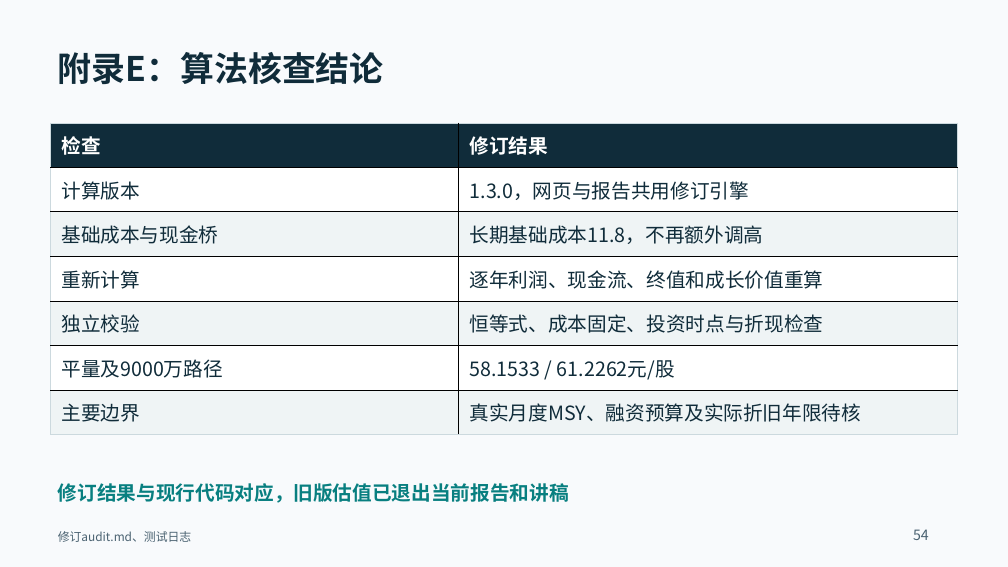
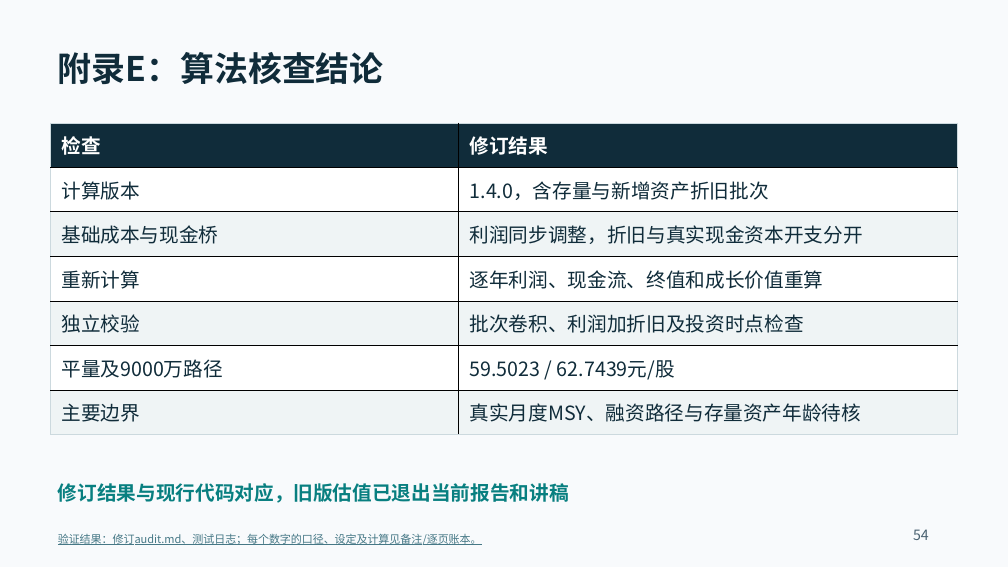
Before and after one commit to d202480025-code/muyuan-valuation-research, a slide deck: slide 54 of docs/downloads/lecture.pptx. Drawn at 1008x567 pixels with LibreOffice and Linux fonts; fonts in the diff are those of the drawing. Boxes give left, top, right and bottom in pixels: in the first picture for what was removed or moved away, otherwise in the second. Text is boxed around its words. In the diff, an @@ line names an element or a change of style, - is before the commit and + after.

```diff
--- a/docs/downloads/lecture.pptx
+++ b/docs/downloads/lecture.pptx
@@ table at bbox=[51, 123, 958, 434] @@
-row 2, column 2: 1.3.0，网页与报告共用修订引擎
+row 2, column 2: 1.4.0，含存量与新增资产折旧批次
-row 3, column 2: 长期基础成本11.8，不再额外调高
+row 3, column 2: 利润同步调整，折旧与真实现金资本开支分开
-row 5, column 2: 恒等式、成本固定、投资时点与折现检查
+row 5, column 2: 批次卷积、利润加折旧及投资时点检查
-row 6, column 2: 58.1533 / 61.2262元/股
+row 6, column 2: 59.5023 / 62.7439元/股
-row 7, column 2: 真实月度MSY、融资预算及实际折旧年限待核
+row 7, column 2: 真实月度MSY、融资路径与存量资产年龄待核
@@ text at bbox=[58, 534, 482, 545]: text changed; size 11.2 to 10.5 pt; text colour #4A6271 to #467886 @@
-修订audit.md、测试日志
+验证结果：修订audit.md、测试日志；每个数字的口径、设定及计算见备注/逐页账本。
```
Also in this commit, not shown: 40 other slides changed, 16 slides added, 14 slides removed, 54 other files.
